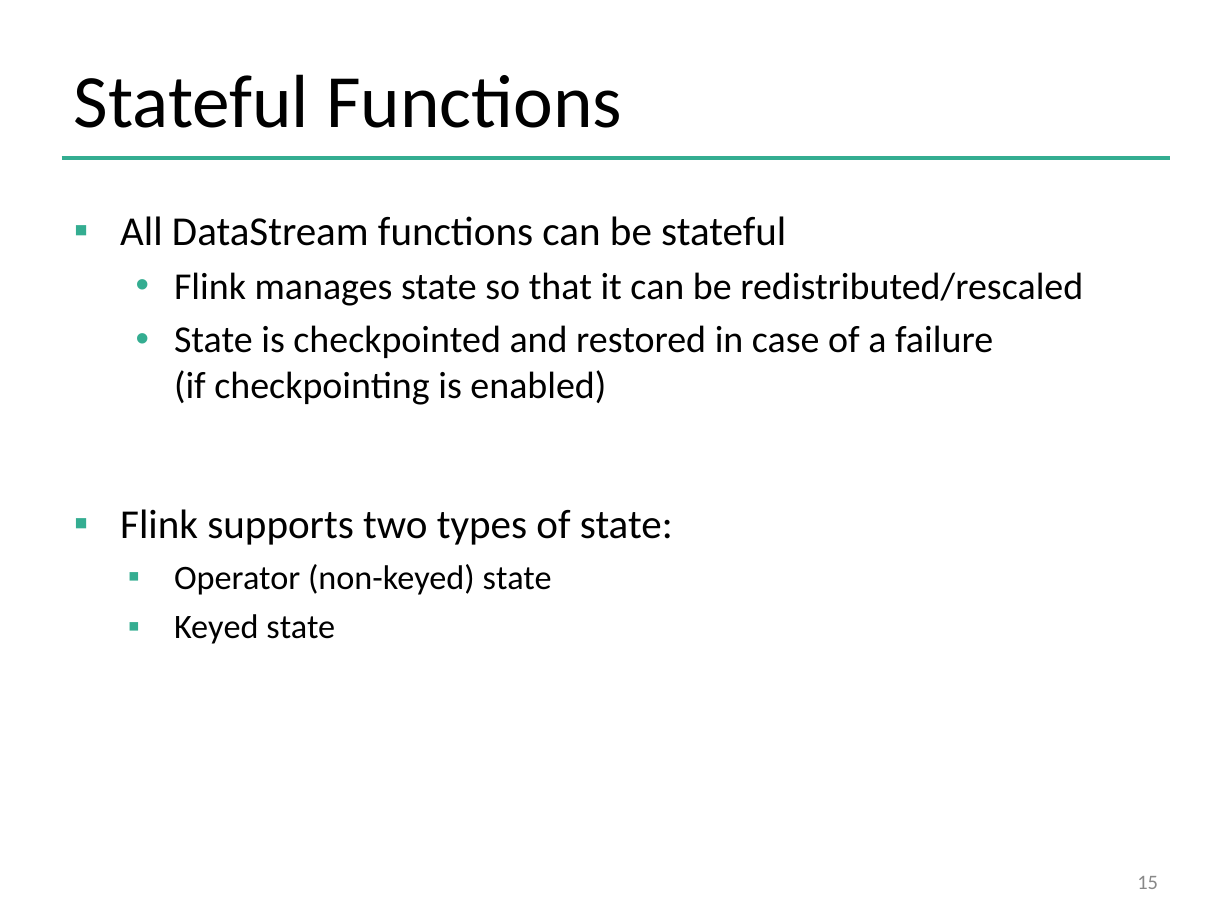
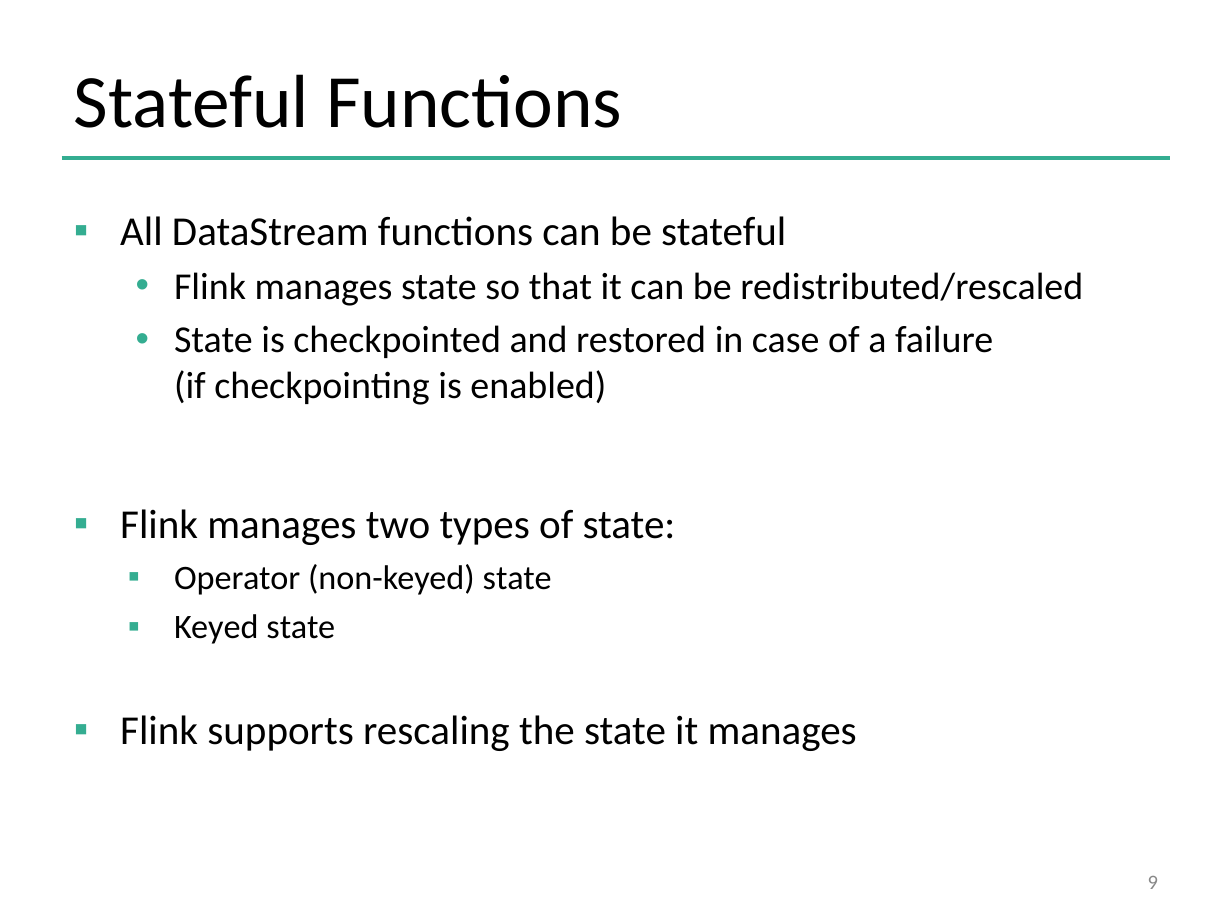
Before and after one commit to dataArtisans/flink-training-web, a slide deck: slide 9 of slides/flink_stream_statefulOps.pptx (slide 15 before the commit). Drawn at 1232x924 pixels with LibreOffice and Linux fonts; fonts in the diff are those of the drawing; background and template pictures are left out. Boxes give left, top, right and bottom in pixels: in the first picture for what was removed or moved away, otherwise in the second. Text is boxed around its words. In the diff, an @@ line names an element or a change of style, - is before the commit and + after.

```diff
--- a/slides/flink_stream_statefulOps.pptx
+++ b/slides/flink_stream_statefulOps.pptx
@@ text at (120, 509, 676, 545): text changed @@
-▪ Flink supports two types of state:
+▪ Flink manages two types of state:
@@ text at (120, 715, 857, 751): paragraph added @@
+▪ Flink supports rescaling the state it manages
@@ page number at (1148, 876, 1158, 889): text changed @@
-15
+9
```
Also in this commit, not shown: 4 other slides changed, 3 slides added, 7 slides removed, 10 other files.
